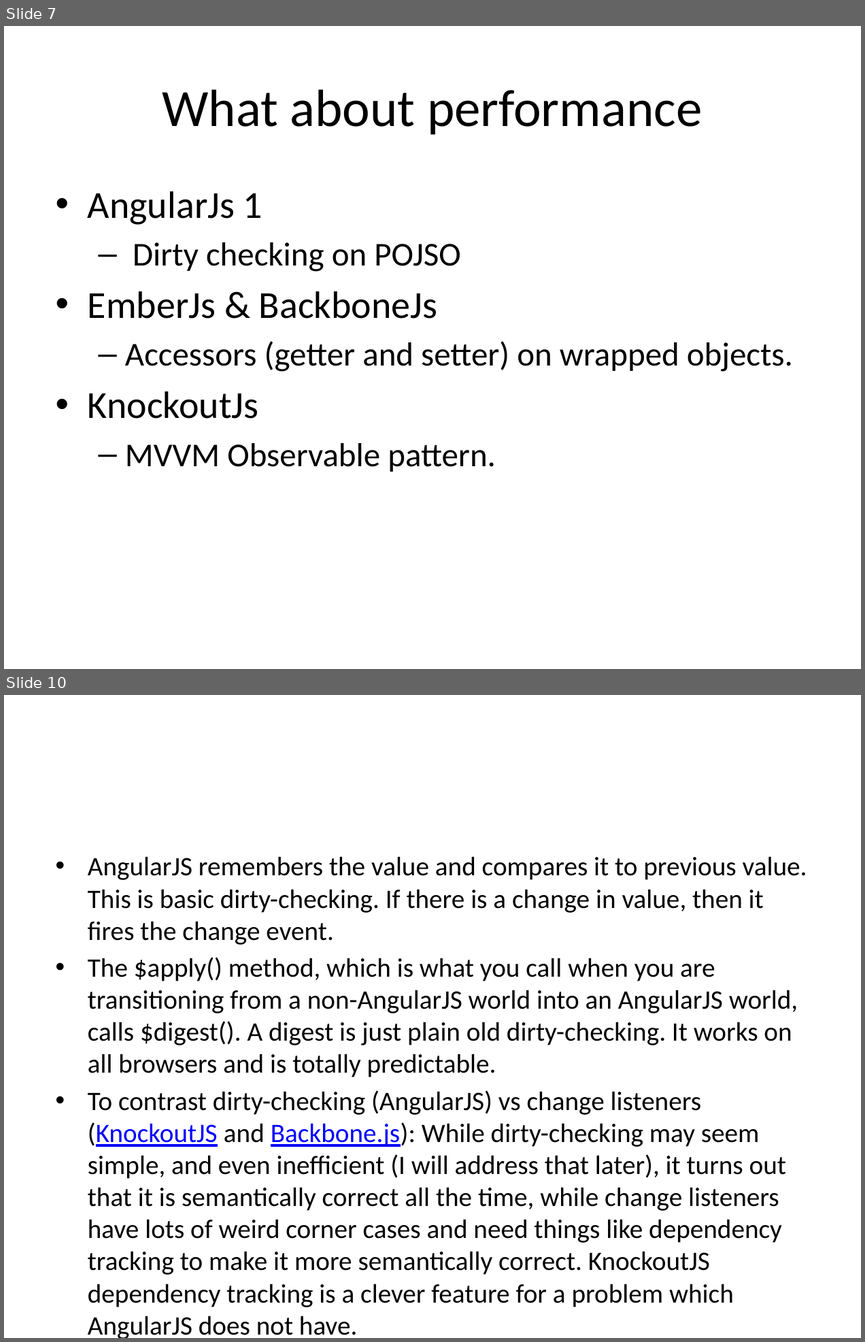
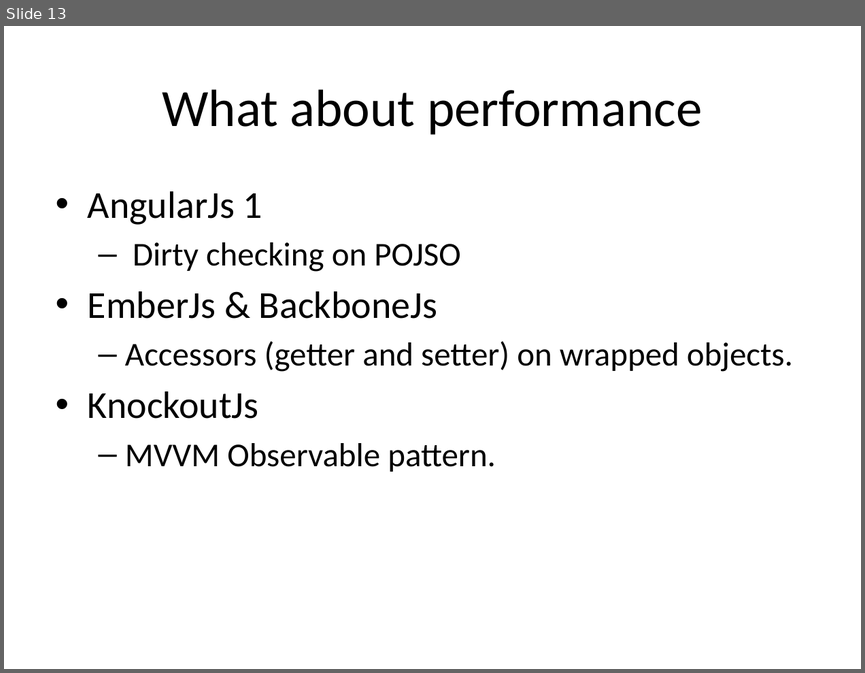
Before and after one commit to SijieCai/angular-performance-demo, a slide deck: angular1.x核心机制分析及性能实战.pptx. Shown one above the other, each under a label of ours: slides 7 and 10 before the commit, slide 13 after it; the slides between them are not shown. The pictures are 865x1342 and 865x673 pixels, drawn with LibreOffice and Linux fonts; fonts in the diff are those of the drawing. Boxes give left, top, right and bottom in pixels: in the first picture for what was removed or moved away, otherwise in the second. Text is boxed around its words. In the diff, an @@ line names an element or a change of style, - is before the commit and + after.

```diff
--- a/angular1.x核心机制分析及性能实战.pptx
+++ b/angular1.x核心机制分析及性能实战.pptx
@@ slide 10 removed at <box>4,695,861,1338</box>, background #FFFFFF @@
@@ text removed at <box>88,856,807,1274</box> @@
-• AngularJS remembers the value and compares it to previous value. This is basic dirty-checking. If there is a change in value, then it fires the change event.
-• The $apply() method, which is what you call when you are transitioning from a non-AngularJS world into an AngularJS world, calls $digest(). A digest is just plain old dirty-checking. It works on all browsers and is totally predictable.
-• To contrast dirty-checking (AngularJS) vs change listeners (KnockoutJS and Backbone.js): While dirty-checking may seem simple, and even inefficient (I will address that later), it turns out that it is semantically correct all the time, while change listeners have lots of weird corner cases and need things like dependency tracking to make it more semantically correct. KnockoutJS dependency tracking is a clever feature for a problem which AngularJS does not have.
@@ what was slide 7 is now slide 13 @@
```
Also in this commit, not shown: 3 slides changed, 8 slides added, 8 other slides removed, 6 other files.
